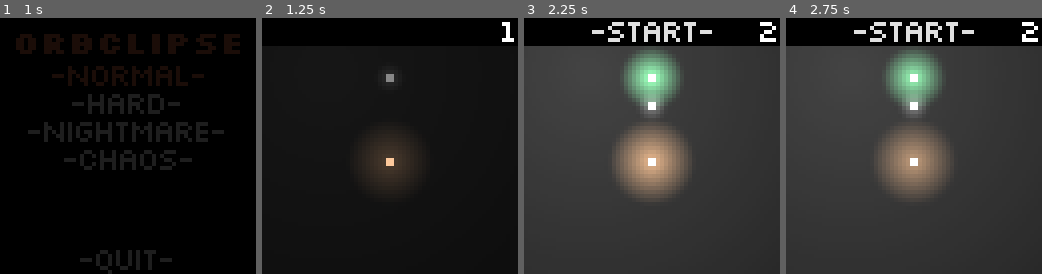
Above: before the commit, frames 1-4 (left to right).
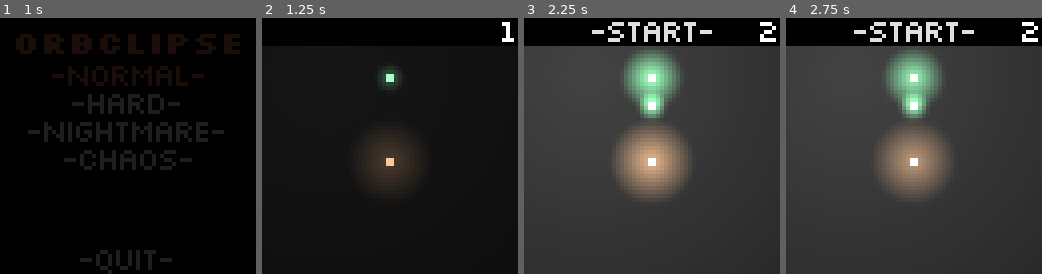
Above: after the commit, the same moments.

Repository: IceTyp/Voidvasion
Game: Godot game, scene res://src/user_interface/main_menu.tscn
The game is run twice, just before and just after one commit, with the same random seed, the same clock (stepped at 60 frames per second) and the same inputs.
Inputs:
- Up to frame 1 (1 s): click "-normal-" at 0.5 s
- Up to frame 2 (1.25 s): no input
- Up to frame 3 (2.25 s): click "-normal-" at 1.25 s; click "-hard-" at 2 s
- Up to frame 4 (2.75 s): no input

Frame 1 is identical in both runs. In frame 2, 0.3% of the frame differs, in the area x 46-54%, y 20-27%; in frame 3, 0.7%, in the area x 45-55%, y 29-40%; in frame 4, 0.7%.

Commit message:
improve visibility of cursor

Diff:
--- a/godot/src/maps/cursor.tscn
+++ b/godot/src/maps/cursor.tscn
@@ -30,6 +30,8 @@
 texture = ExtResource("2_gqqel")
 
 [node name="PointLight2D" type="PointLight2D" parent="."]
+color = Color(0.478431, 1, 0.643137, 1)
+energy = 3.0
 shadow_enabled = true
 texture = SubResource("GradientTexture2D_ih77w")
 
